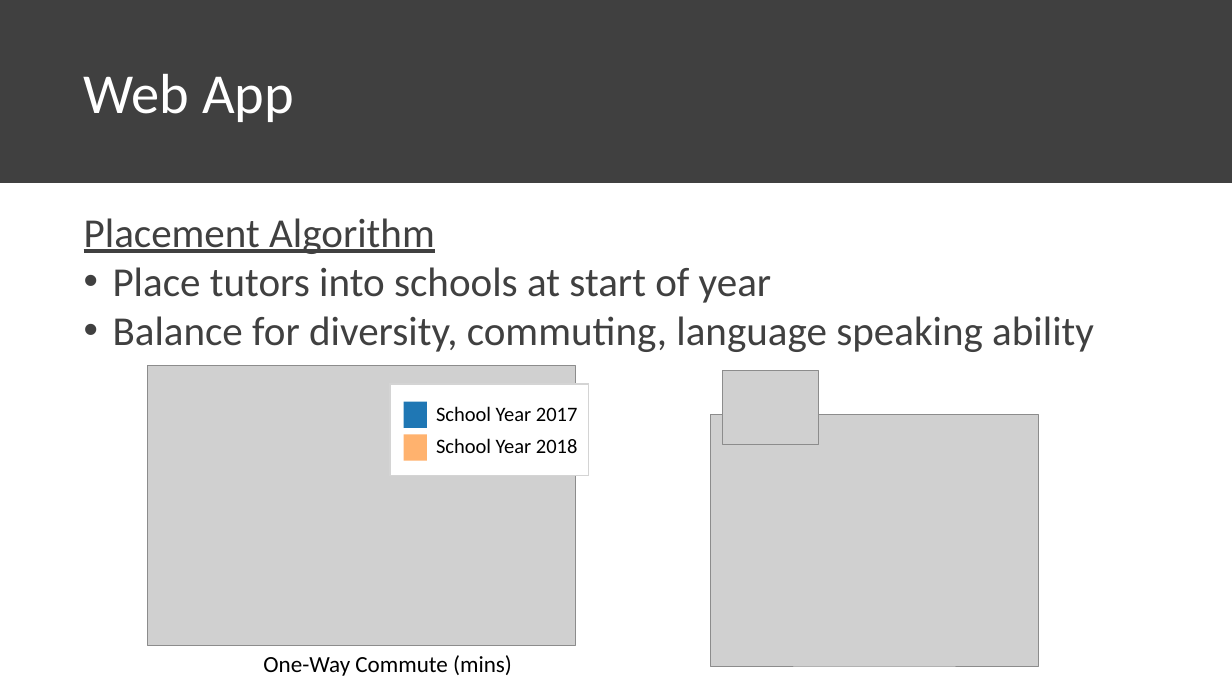
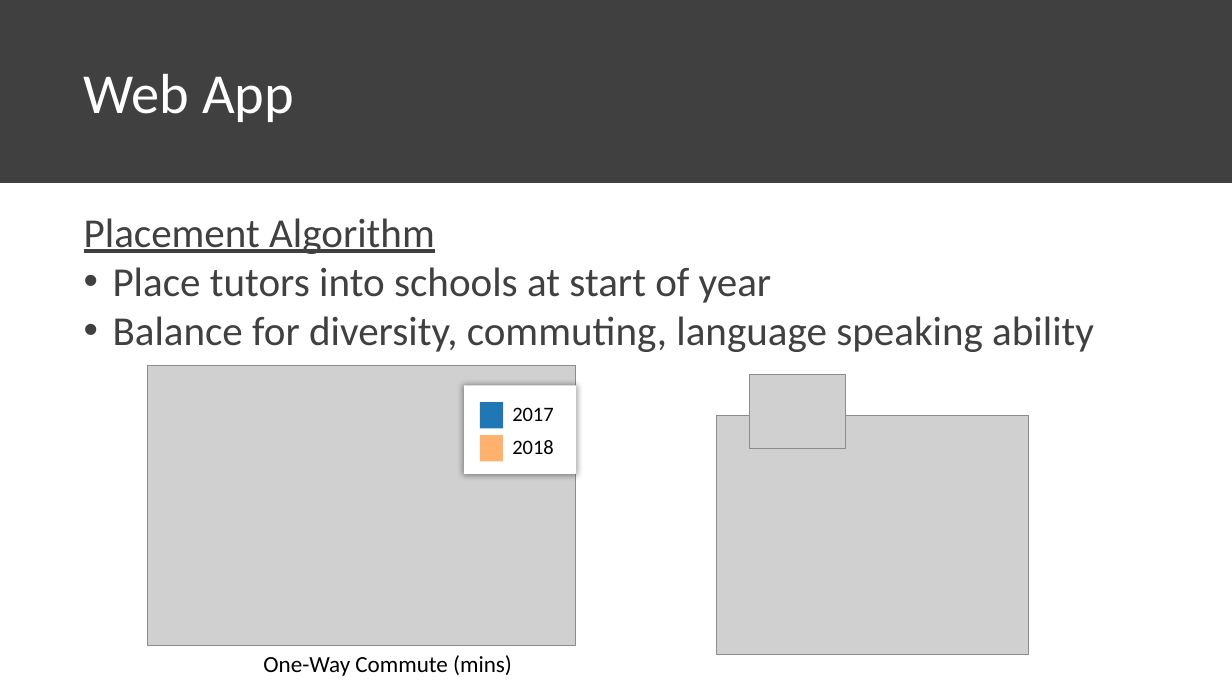
Before and after one commit to chrisluedtke/talks, a slide deck: slide 10 of 2018-06-14-ChiPy/Presentation.pptx. Drawn at 1232x693 pixels with LibreOffice and Linux fonts; fonts in the diff are those of the drawing; grey boxes stand for pictures. Boxes give left, top, right and bottom in pixels: in the first picture for what was removed or moved away, otherwise in the second. Text is boxed around its words. In the diff, an @@ line names an element or a change of style, - is before the commit and + after.

```diff
--- a/2018-06-14-ChiPy/Presentation.pptx
+++ b/2018-06-14-ChiPy/Presentation.pptx
@@ rectangle: place and size @@
-rectangle at [390, 384, 588, 476]
+rectangle at [464, 385, 576, 474]
@@ rectangle at [464, 385, 576, 474]: outline #D4D4D4 1 pt to none; shadow on @@
@@ picture: place and size @@
-picture at [723, 371, 819, 445]
+picture at [750, 374, 846, 448]
@@ rectangle: place and size @@
-rectangle at [404, 402, 427, 428]
+rectangle at [480, 402, 503, 429]
@@ text at [512, 407, 553, 421]: text changed @@
-School Year 2017
+2017
@@ picture: place and size @@
-picture at [711, 415, 1039, 666]
+picture at [716, 415, 1029, 654]
@@ rectangle: place and size @@
-rectangle at [404, 434, 427, 460]
+rectangle at [480, 435, 503, 462]
@@ text at [512, 440, 553, 454]: text changed @@
-School Year 2018
+2018
```
Also in this commit, not shown: 6 other slides changed.
